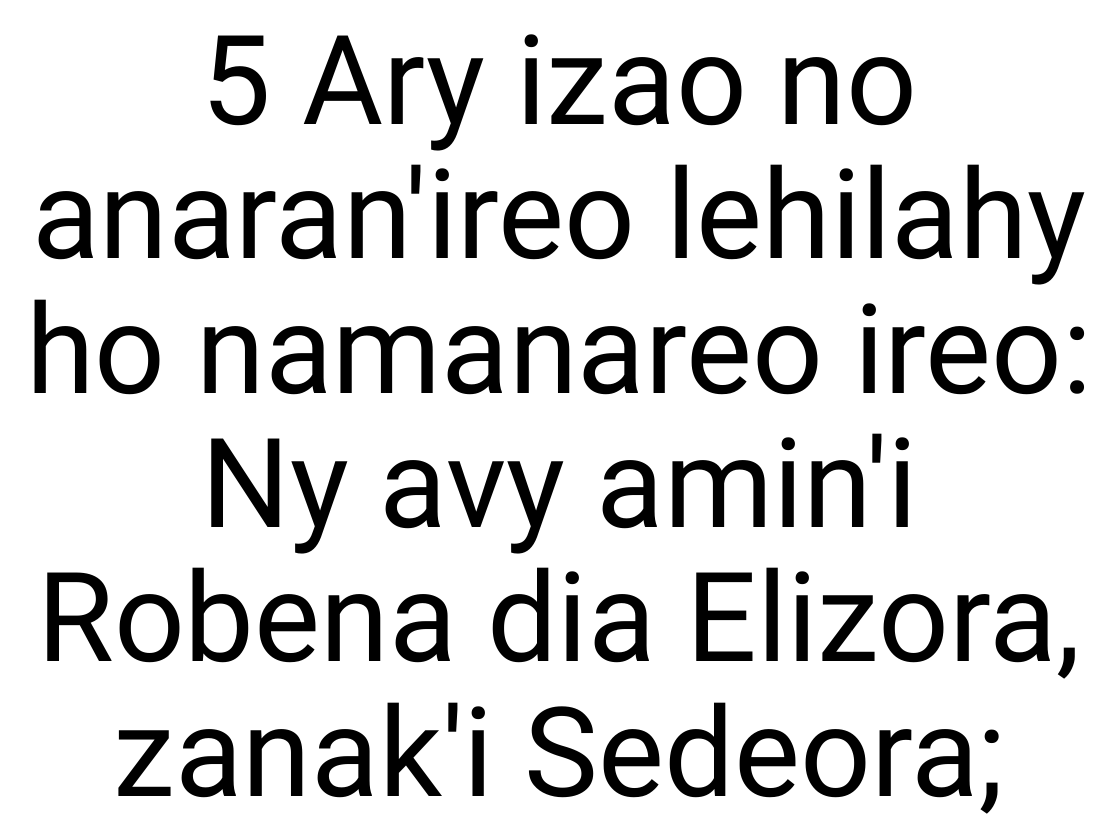
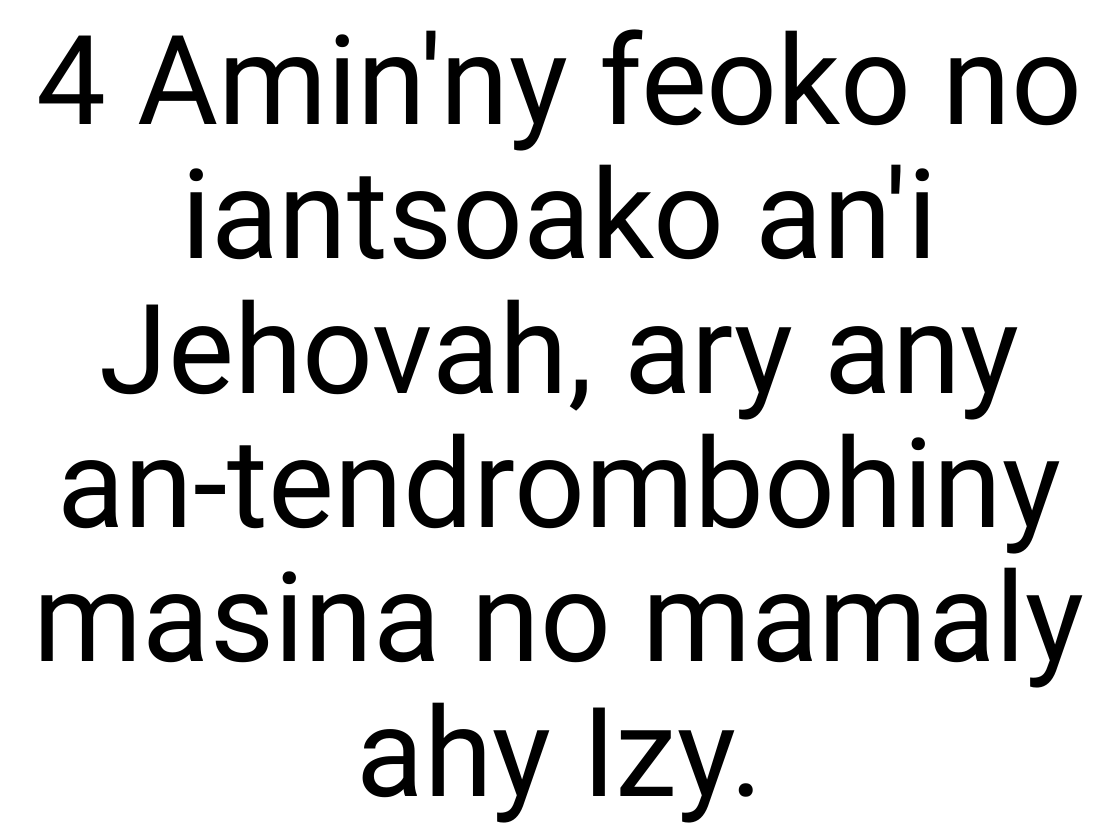
Before and after one commit to tsioryrovantsoa/baiboly-to-powerpoint, a slide deck: slide 2 of test.pptx. Drawn at 1120x840 pixels with LibreOffice and Linux fonts; fonts in the diff are those of the drawing; background and template pictures are left out. Boxes give left, top, right and bottom in pixels: in the first picture for what was removed or moved away, otherwise in the second. Text is boxed around its words. In the diff, an @@ line names an element or a change of style, - is before the commit and + after.

```diff
--- a/test.pptx
+++ b/test.pptx
@@ title at [34, 29, 1084, 823]: text changed @@
-5 Ary izao no anaran'ireo lehilahy ho namanareo ireo: Ny avy amin'i Robena dia Elizora, zanak'i Sedeora;
+4 Amin'ny feoko no iantsoako an'i Jehovah, ary any an-tendrombohiny masina no mamaly ahy Izy.
```
Also in this commit, not shown: 1 other slide changed, 1 slide added, 3 other files.
